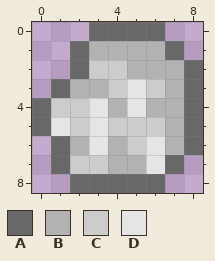
Edited in one commit: pixel-art sprite (sprites/miniAsteroid/normal.png). This is how it looked before the edit.
The file is 36x36 pixels, drawn in blocks of 4x4; one block is one cell here.
Palette (. is transparent): A #686868  B #b2b2b2  C #cccccc  D #e5e5e5
Pixels before, first column x 0:
0 ...AAAA..
1 ..ABBBBA.
2 ..ACCBBBA
3 .ABBCDCBA
4 ACCDBDBBA
5 ADCDCCCBA
6 .ABDBCDBA
7 .ACCBBDA.
8 ..AAAAA..
The result:
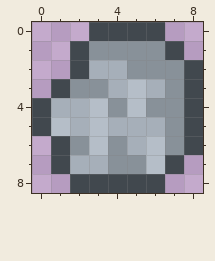
The edit:
{"colour":"A","old":"#686868","new":"#41484e"}
{"colour":"B","old":"#b2b2b2","new":"#889199"}
{"colour":"C","old":"#cccccc","new":"#a6afb9"}
{"colour":"D","old":"#e5e5e5","new":"#b5bec8"}
{"label":"changed","picture_box":[32,22,203,193]}
